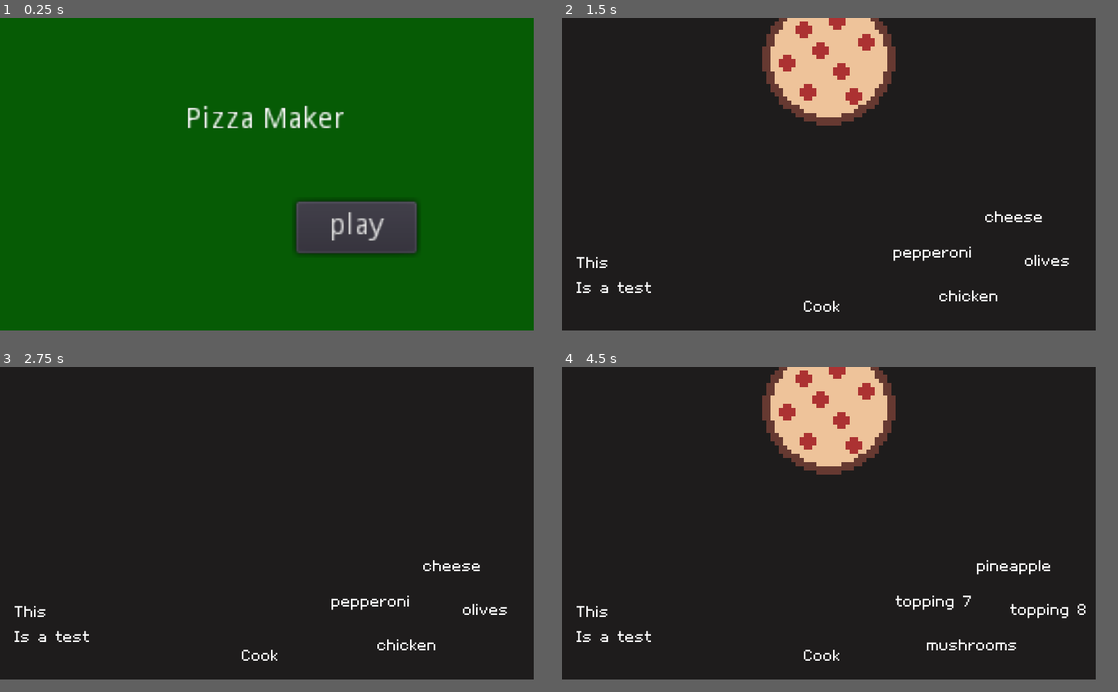
Above: before the commit, frames 1-4 (two rows, left to right).
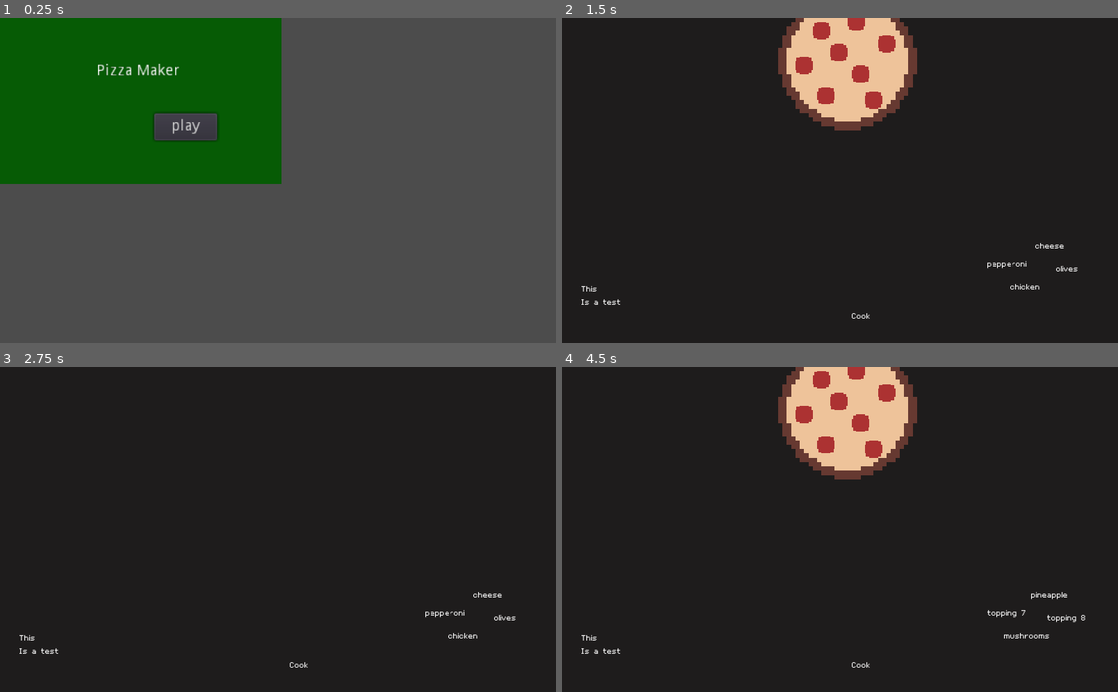
Above: after the commit, the same moments.

Repository: Boyquotes/pizza-maker
Game: Godot game, scene res://game/scene/main_menu.tscn
Same seed, same stepped clock (60 frames per second), same inputs: the game is played once before the commit and once after it.
Inputs:
- Up to frame 1 (0.25 s): no input
- Up to frame 2 (1.5 s): click "play" at 0.5 s; tap Enter (ui_accept) at 1.25 s; hold Right (right_topping) from 1.28 s (still down)
- Up to frame 3 (2.75 s): tap Enter (ui_accept) at 1.52, 2, 2.27 s; release Right (right_topping) at 2.03 s; hold Down (down_topping) from 2.03 s (still down)
- Up to frame 4 (4.5 s): tap Enter (ui_accept) at 2.75, 3.5, 3.77, 4.25 s; release Down (down_topping) at 2.78 s; hold Right (right_topping) 2.78-3.53 s; hold Up (up_topping) 3.53-4.28 s; hold Shift (left_shift) from 4.28 s (still down)
In our replay, the window is 768x450 before the commit and 800x468 after it. These sizes can differ from the game's own. Grey fills any space a smaller window leaves; there, only what the larger window draws over its background counts as a difference.

The runs differ from the first frame. In frame 1, 65% of the frame differs, in the area x 0-96%, y 0-97%; in frame 2, 6.5%; in frame 3, 1.3%; in frame 4, 6.7%.

Commit message:
Add sprites and increase window size

Diff:
--- a/game/game.tscn
+++ b/game/game.tscn
@@ -17,7 +17,7 @@
 "times": PoolRealArray( 0, 1 ),
 "transitions": PoolRealArray( 1, 1 ),
 "update": 0,
-"values": [ Vector2( -48, 73 ), Vector2( 128, 73 ) ]
+"values": [ Vector2( -98, 138 ), Vector2( 263, 138 ) ]
 }
 
 [sub_resource type="Animation" id=2]
@@ -33,20 +33,19 @@
 "times": PoolRealArray( 0, 0.5 ),
 "transitions": PoolRealArray( 1, 1 ),
 "update": 0,
-"values": [ Vector2( 128, 73 ), Vector2( 128, -50 ) ]
+"values": [ Vector2( 263, 136 ), Vector2( 263, -86 ) ]
 }
 
 [node name="Game" type="Node2D"]
 script = ExtResource( 2 )
 
 [node name="Background" type="Sprite" parent="."]
-position = Vector2( 130.5, 77.5 )
-scale = Vector2( 33.625, 20.375 )
+position = Vector2( 261, 153 )
+scale = Vector2( 65.625, 39.625 )
 texture = ExtResource( 3 )
 
 [node name="Pizza" parent="." instance=ExtResource( 1 )]
-position = Vector2( 128, 73 )
-scale = Vector2( 2, 2 )
+position = Vector2( 263, 138 )
 
 [node name="HUD" parent="." instance=ExtResource( 4 )]
 
--- a/game/hud/HUD.tscn
+++ b/game/hud/HUD.tscn
@@ -6,49 +6,49 @@
 script = ExtResource( 1 )
 
 [node name="ToppingUp" type="Label" parent="."]
-margin_left = 197.0
-margin_top = 90.0
-margin_right = 237.0
-margin_bottom = 104.0
+margin_left = 429.0
+margin_top = 205.0
+margin_right = 469.0
+margin_bottom = 219.0
 text = "Peps"
 align = 1
 
 [node name="ToppingLeft" type="Label" parent="."]
-margin_left = 158.0
-margin_top = 107.0
-margin_right = 198.0
-margin_bottom = 121.0
+margin_left = 390.0
+margin_top = 222.0
+margin_right = 430.0
+margin_bottom = 236.0
 text = "Peps"
 align = 1
 
 [node name="ToppingDown" type="Label" parent="."]
-margin_left = 175.0
-margin_top = 128.0
-margin_right = 215.0
-margin_bottom = 142.0
+margin_left = 407.0
+margin_top = 243.0
+margin_right = 447.0
+margin_bottom = 257.0
 text = "Peps"
 align = 1
 
 [node name="ToppingRight" type="Label" parent="."]
-margin_left = 213.0
-margin_top = 111.0
-margin_right = 253.0
-margin_bottom = 125.0
+margin_left = 445.0
+margin_top = 226.0
+margin_right = 485.0
+margin_bottom = 240.0
 text = "Peps"
 align = 1
 
 [node name="Label" type="Label" parent="."]
-margin_left = 7.0
-margin_top = 112.0
-margin_right = 142.0
-margin_bottom = 144.0
+margin_left = 18.0
+margin_top = 245.0
+margin_right = 153.0
+margin_bottom = 277.0
 text = "This
 Is a test"
 
 [node name="Label2" type="Label" parent="."]
-margin_left = 105.0
-margin_top = 133.0
-margin_right = 145.0
-margin_bottom = 147.0
+margin_left = 256.0
+margin_top = 270.0
+margin_right = 296.0
+margin_bottom = 284.0
 text = "Cook"
 align = 1
--- a/game/pizza/pizza.tscn
+++ b/game/pizza/pizza.tscn
@@ -24,7 +24,6 @@
 }
 
 [node name="Pizza" type="Node2D"]
-scale = Vector2( 1.99406, 1.99406 )
 script = ExtResource( 3 )
 
 [node name="Dough" type="Sprite" parent="."]
--- a/project.godot
+++ b/project.godot
@@ -30,8 +30,8 @@
 
 [display]
 
-window/size/width=256
-window/size/height=150
+window/size/width=512
+window/size/height=300
 window/size/test_width=1024
 window/size/test_height=600
 window/stretch/mode="2d"
Binary file changed: game/pizza/dough.png
Binary file changed: game/pizza/peps.png
Binary file added: game/pizza/pizza.aseprite
Binary file added: game/pizza/pizza_sheet.png
Not shown, added: game/pizza/pizza_sheet.png.import
